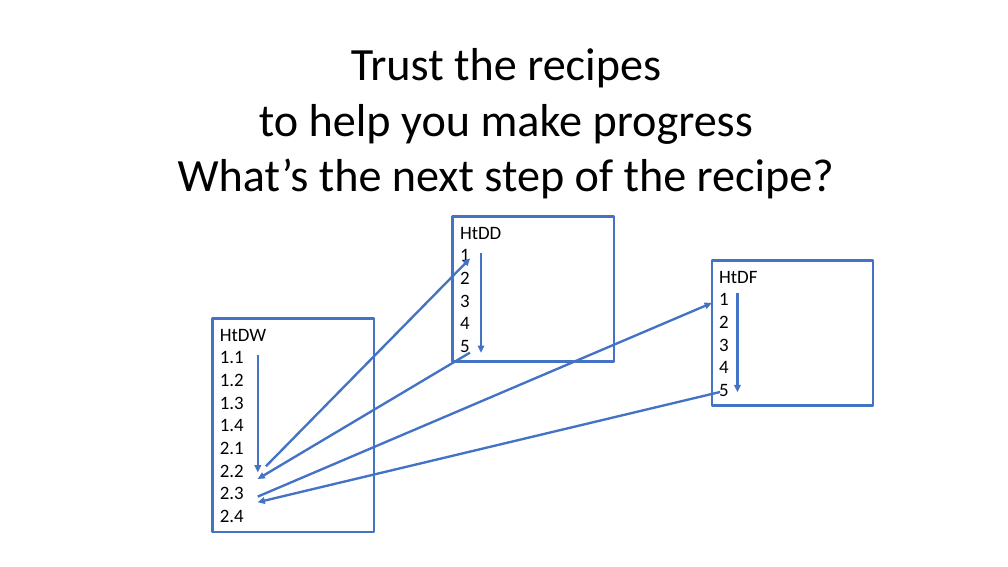
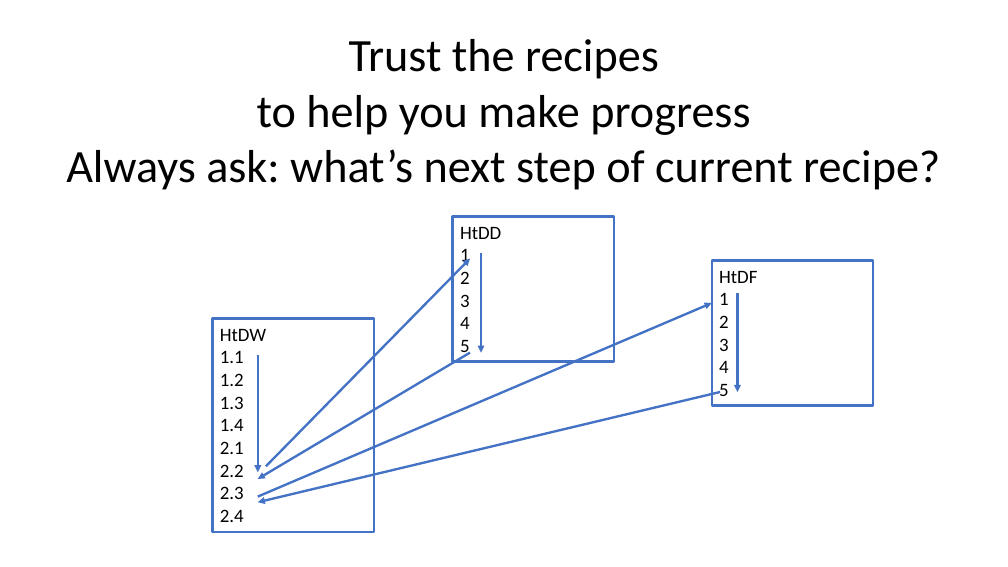
Before and after one commit to GregorKiczales/spd-materials, a slide deck: slide 9 of instructor/l04/l04-pad.pptx (slide 4 before the commit). Drawn at 1008x567 pixels with LibreOffice and Linux fonts; fonts in the diff are those of the drawing. Boxes give left, top, right and bottom in pixels: in the first picture for what was removed or moved away, otherwise in the second. Text is boxed around its words. In the diff, an @@ line names an element or a change of style, - is before the commit and + after.

```diff
--- a/instructor/l04/l04-pad.pptx
+++ b/instructor/l04/l04-pad.pptx
@@ text "Trust the recipes": place and size @@
-text "Trust the recipes" at bbox=[178, 48, 834, 199]
+text "Trust the recipes" at bbox=[66, 39, 940, 190]
@@ text at bbox=[66, 149, 940, 190]: text changed @@
-What’s the next step of the recipe?
+Always ask: what’s next step of current recipe?
```
Also in this commit, not shown: 3 other slides changed, 7 slides added, 1 other file.
